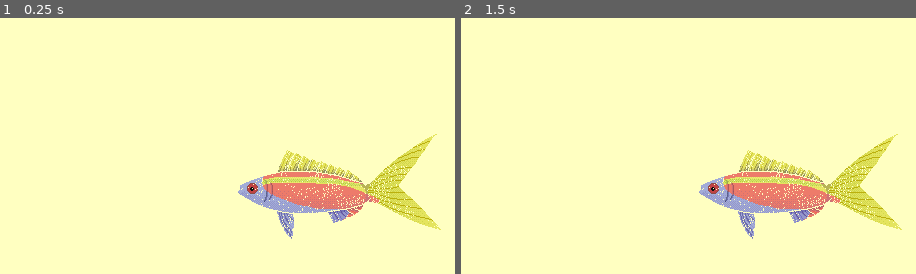
Above: before the commit, frames 1-2 (left to right).
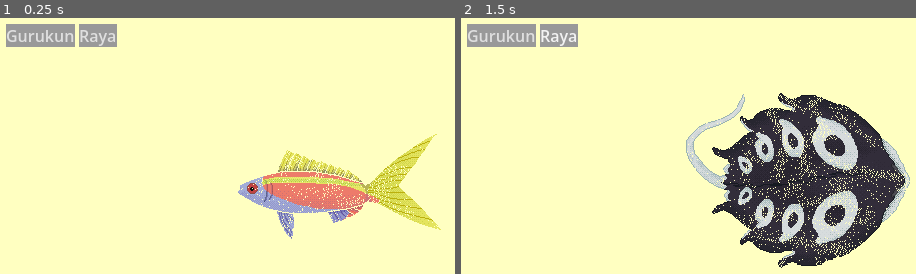
Above: after the commit, the same moments.

Repository: Bad-Onion/gyotaku
Game: Godot game, scene res://scenes/minigames/catalogo.tscn
Two runs of this game, one before a commit and one after it. Both use one fixed random seed, a clock stepped at 60 frames per second and the inputs below. This scene is started directly instead of the project's main scene.
Inputs (mouse positions are in pixels of both pictures, inside the frame that each line leads up to):
- Up to frame 1 (0.25 s): no input
- Up to frame 2 (1.5 s): click (501, 35) at 0.5 s, where only the run after the commit has a clickable "Gurukun"; click (561, 35) at 1.25 s, where only the run after the commit has a clickable "Raya"

The runs differ from the first frame. In frame 1, 2.1% of the frame differs, in the area x 1-26%, y 2-12%; in frame 2, 22%, in the area x 1-99%, y 2-98%.

Commit message:
Catalogo com botões selecionáveis pra ver todos os peixes salvos

Diff:
--- a/gyotaku/scenes/minigames/catalogo.tscn
+++ b/gyotaku/scenes/minigames/catalogo.tscn
@@ -3,9 +3,17 @@
 [ext_resource type="Script" uid="uid://ttl0ihm3pvm5" path="res://scenes/minigames/catalogo_manager.gd" id="1_cykm1"]
 [ext_resource type="PackedScene" uid="uid://bobyx43df4on0" path="res://scenes/minigames/peixe_catalogo.tscn" id="1_lrpdc"]
 [ext_resource type="Material" uid="uid://cy6ns2hik1l2k" path="res://shader/shader_papel_decente.tres" id="3_3aiqf"]
+[ext_resource type="Script" uid="uid://0bnbjp2ba4iu" path="res://scenes/minigames/peixes_seletor.gd" id="4_747k7"]
 
 [sub_resource type="CanvasTexture" id="CanvasTexture_3aiqf"]
 texture_filter = 1
+
+[sub_resource type="StyleBoxFlat" id="StyleBoxFlat_uq8ag"]
+
+[sub_resource type="StyleBoxFlat" id="StyleBoxFlat_8qv7t"]
+bg_color = Color(0.21950099, 0.21950105, 0.21950087, 1)
+
+[sub_resource type="StyleBoxFlat" id="StyleBoxFlat_bgowf"]
 
 [node name="Catalogo" type="Control" unique_id=1923325422]
 layout_mode = 3
@@ -27,7 +35,6 @@
 texture = SubResource("CanvasTexture_3aiqf")
 
 [node name="PeixeCatalogo" parent="." unique_id=177133395 instance=ExtResource("1_lrpdc")]
-tipo = "raya"
 
 [node name="GridContainer" type="GridContainer" parent="." unique_id=382424990]
 layout_mode = 1
@@ -41,3 +48,29 @@
 texture_filter = 1
 material = ExtResource("3_3aiqf")
 layout_mode = 2
+
+[node name="Peixes" type="GridContainer" parent="." unique_id=1505429212]
+layout_mode = 0
+offset_left = 15.0
+offset_top = 14.0
+offset_right = 84.0
+offset_bottom = 54.0
+columns = 10
+script = ExtResource("4_747k7")
+
+[node name="gurukun" type="Button" parent="Peixes" unique_id=827924159]
+layout_mode = 2
+theme_override_styles/normal = SubResource("StyleBoxFlat_uq8ag")
+theme_override_styles/pressed = SubResource("StyleBoxFlat_8qv7t")
+theme_override_styles/hover = SubResource("StyleBoxFlat_bgowf")
+text = "Gurukun"
+
+[node name="raya" type="Button" parent="Peixes" unique_id=108063004]
+layout_mode = 2
+theme_override_styles/normal = SubResource("StyleBoxFlat_uq8ag")
+theme_override_styles/pressed = SubResource("StyleBoxFlat_8qv7t")
+theme_override_styles/hover = SubResource("StyleBoxFlat_bgowf")
+text = "Raya"
+
+[connection signal="pressed" from="Peixes/gurukun" to="Peixes/gurukun" method="_on_pressed"]
+[connection signal="pressed" from="Peixes/raya" to="Peixes/raya" method="_on_pressed"]
--- a/gyotaku/scenes/minigames/catalogo_manager.gd
+++ b/gyotaku/scenes/minigames/catalogo_manager.gd
@@ -5,14 +5,22 @@
 @onready var peixe: TextureRect = $GridContainer/Peixe
 
 func _ready() -> void:
-	adicionar_peixe_ao_catalogo(pintura.texture)
+	Input.set_custom_mouse_cursor(null)
 
-func adicionar_peixe_ao_catalogo(pintura_salva: Texture2D):
-	# 1. Coloca a pintura que o jogador fez lá no estúdio invisível
-	pintura.texture = pintura_salva
+	if Global.ultimo_peixe_carimbado != "":
+		trocar_peixe_na_tela(Global.ultimo_peixe_carimbado)
+	else:
+		trocar_peixe_na_tela("gurukun")
 
-	# 2. Espera 1 frame pro Godot processar o Clip e o Multiply no SubViewport
+func trocar_peixe_na_tela(nome_do_peixe: String):
+	# 1. Manda o SubViewport trocar as texturas internas dele
+	peixe_catalogo.atualizar_peixe(nome_do_peixe)
+
+	# 2. Pede pra atualizar a tela
+	adicionar_peixe_ao_catalogo()
+
+func adicionar_peixe_ao_catalogo():
+	# Espera o SubViewport processar o Clip+Draw
 	await get_tree().process_frame
-
-	# 3. Pega o resultado pronto e joga na cara do jogador no catálogo!
+	# Pega o resultado mesclado e joga na cara do jogador
 	peixe.texture = peixe_catalogo.get_texture()
--- a/gyotaku/scenes/minigames/peixe_catalogo.gd
+++ b/gyotaku/scenes/minigames/peixe_catalogo.gd
@@ -9,23 +9,29 @@
 const GURUKUN = preload("uid://dgt8q1hy2ubhm")
 const RAYA = preload("uid://cvk6cnuie07k1")
 
-func _ready() -> void:
-	if ultimo_peixe_carimbado != null:
-		tipo = ultimo_peixe_carimbado
+func atualizar_peixe(novo_tipo: String) -> void:
+	# Atualiza a variável pra valer
+	tipo = novo_tipo
 
 	if tipo == "gurukun":
 		peixe.texture = GURUKUN
-	if tipo == "raya":
+	elif tipo == "raya":
 		peixe.texture = RAYA
 
+	# Puxa o arquivo salvo
 	var pintura_arquivo = pegar_pintura(tipo)
+
+	# Aplica a pintura direto aqui. Não precisa retornar nada pro Control!
 	pintura.texture = pintura_arquivo
+
 func pegar_pintura(nome_do_peixe: String) -> Texture2D:
-	var caminho_do_arquivo = "user://" + tipo + ".png"
+	# MUDANÇA AQUI: Usando o nome_do_peixe pra buscar o arquivo certo
+	var caminho_do_arquivo = "user://" + nome_do_peixe + ".png"
 
 	if FileAccess.file_exists(caminho_do_arquivo):
 		var imagem_salva = Image.load_from_file(caminho_do_arquivo)
 		var textura_final = ImageTexture.create_from_image(imagem_salva)
 
 		return textura_final
-	else: return null
+	else:
+		return null
--- a/gyotaku/scenes/minigames/peixe_catalogo.tscn
+++ b/gyotaku/scenes/minigames/peixe_catalogo.tscn
@@ -1,8 +1,6 @@
 [gd_scene format=3 uid="uid://bobyx43df4on0"]
 
 [ext_resource type="Script" uid="uid://buai3v5byl7kv" path="res://scenes/minigames/peixe_catalogo.gd" id="1_fmcqn"]
-[ext_resource type="Texture2D" uid="uid://dgt8q1hy2ubhm" path="res://assets/peixes/Gurukun sem contornos.png" id="1_xox23"]
-[ext_resource type="Texture2D" uid="uid://dejwovb6uxrx8" path="res://assets/peixes/pintura teste.png" id="2_xox23"]
 
 [sub_resource type="CanvasItemMaterial" id="CanvasItemMaterial_xox23"]
 blend_mode = 3
@@ -16,8 +14,6 @@
 clip_children = 2
 texture_filter = 1
 position = Vector2(346, 170.99998)
-texture = ExtResource("1_xox23")
 
 [node name="Pintura" type="Sprite2D" parent="Peixe" unique_id=581131280]
 material = SubResource("CanvasItemMaterial_xox23")
-texture = ExtResource("2_xox23")
--- /dev/null
+++ b/gyotaku/scenes/minigames/peixes_seletor.gd
@@ -0,0 +1,11 @@
+extends GridContainer
+
+@onready var catalogo: Control = $".."
+
+func _ready() -> void:
+	for c:Button in get_children():
+		c.gui_input.connect(func(input):
+			if input is InputEventMouseButton:
+				if input.pressed and input.button_index == MOUSE_BUTTON_LEFT:
+					catalogo.trocar_peixe_na_tela(c.name)
+			)
Not shown, added: gyotaku/scenes/minigames/peixes_seletor.gd.uid
